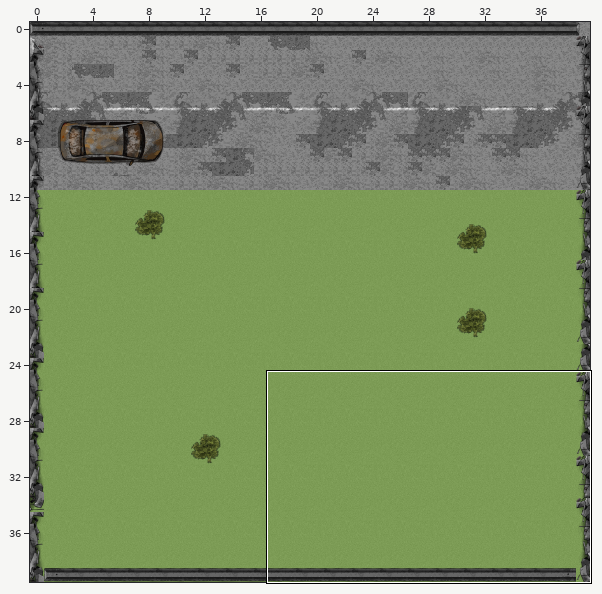
A Tiled map gets an edit: map.tmx. Above, an overview of the earlier version with the close-up marked.
Close-up. Before:
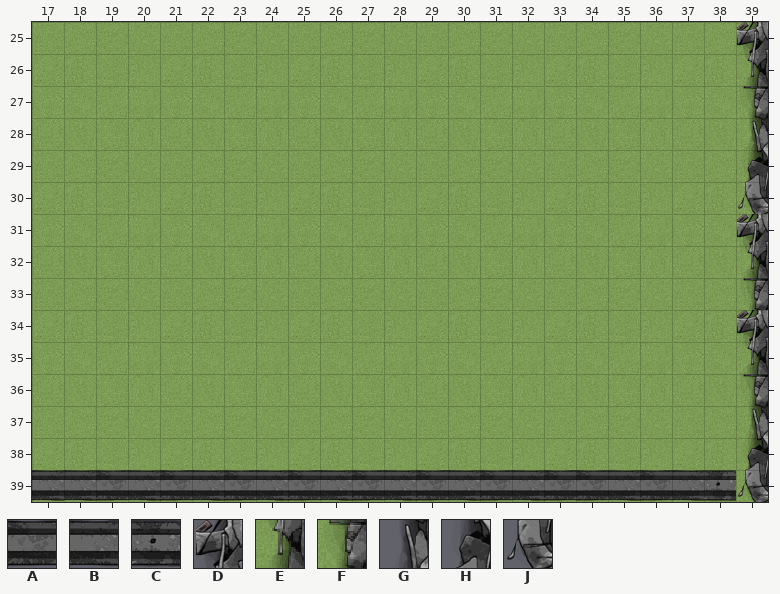
Cells are 50x50 px. Shown: x 17..39, y 25..39.
Key: from "objects_map": A 1, B 2, C 3, D 18, E 28, F 38, G 48, H 58, J 68.
_ is an empty cell.
Layers that did not change in this view are not listed.
Layer "Слой тайлов 1" before, first column x 17:
25 ______________________D
26 ______________________E
27 ______________________F
28 ______________________G
29 ______________________H
30 ______________________J
31 ______________________D
32 ______________________E
33 ______________________F
34 ______________________D
35 ______________________E
36 ______________________F
37 ______________________G
38 ______________________H
39 BBABABABABABABABAABABCJ
And afterwards:
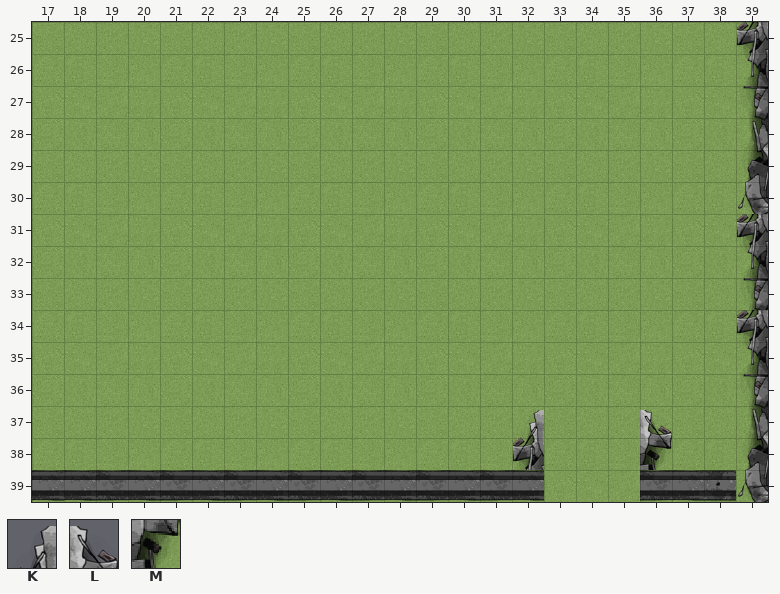
Further tiles: from "objects_map": K 8, L 9, M 19.
See-through tiles are keyed as they look on the map.
Changes in this commit:
Layer "Слой тайлов 1":
y 37: x 32 _ -> K; x 36 _ -> L
y 38: x 32 _ -> D; x 36 _ -> M
y 39: x 33..35 AAB -> ___
Pixel boxes of the changes (left, top, right, bottom) in both close-ups:
changed: (513, 410, 672, 501)
